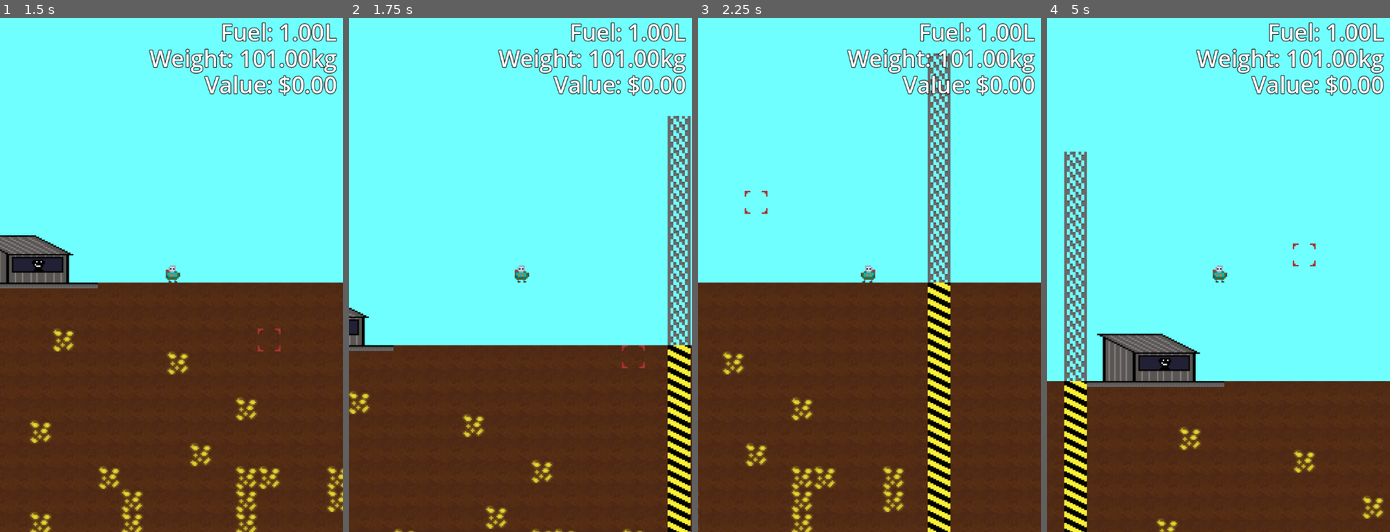
Above: before the commit, frames 1-4 (left to right).
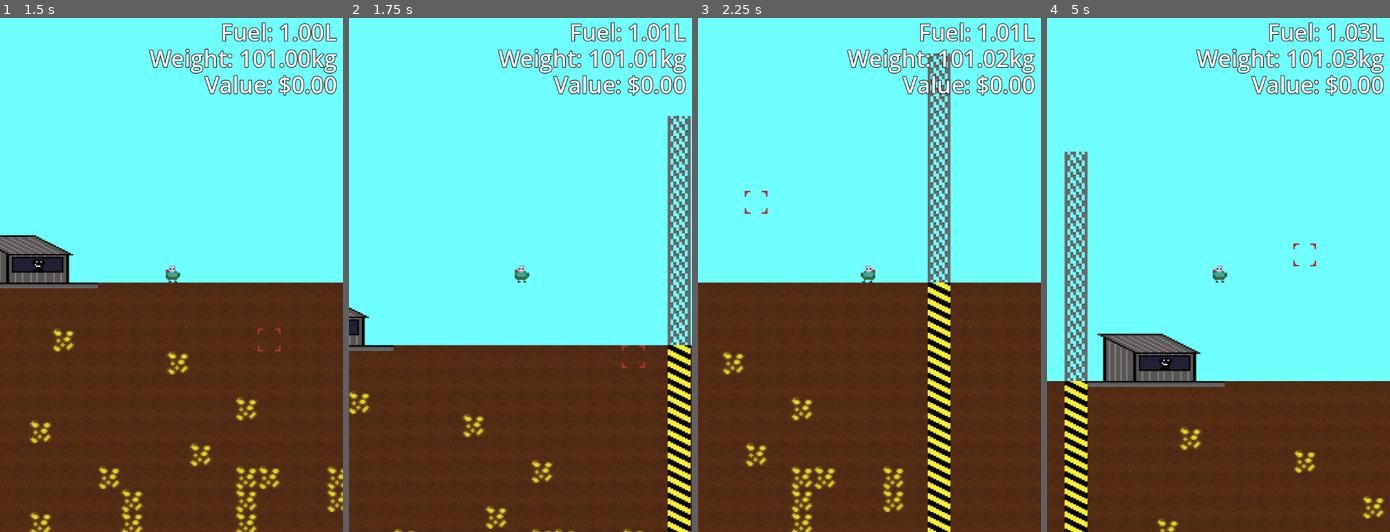
Above: after the commit, the same moments.

Repository: brikr/ludum-dare-57
Game: Godot game, scene res://scenes/main/main.tscn
Two runs of this game, one before a commit and one after it. Both use one fixed random seed, a clock stepped at 60 frames per second and the inputs below.
Inputs (mouse positions are in pixels of both pictures, inside the frame that each line leads up to):
- Up to frame 1 (1.5 s): tap Enter at 0.5 s; move the mouse to (154, 377) at 0.52 s; hold D (move_right) from 0.53 s (still down); right-click (154, 377) at 0.6 s; tap Space (jump) at 0.77 s; move the mouse to (274, 352) at 1.27 s; click (274, 352) at 1.35 s
- Up to frame 2 (1.75 s): keep holding D (move_right); tap Space (jump) at 1.52 s; right-click (623, 352) at 1.55 s
- Up to frame 3 (2.25 s): move the mouse to (766, 197) at 2.02 s; release D (move_right) at 2.03 s; hold A (move_left) from 2.03 s (still down); right-click (766, 197) at 2.1 s
- Up to frame 4 (5 s): move the mouse to (1235, 275) at 2.77 s; right-click (1235, 275) at 2.85 s; tap Space (jump) at 3.02, 3.77, 4.52 s; move the mouse to (1167, 146) at 3.52 s; press the mouse at (1167, 146) at 3.53 s; right-click (1167, 146) at 3.8 s; move the mouse to (1293, 249) at 4.27 s; release A (move_left) at 4.28 s; release the mouse at (1293, 249) at 4.28 s; hold D (move_right) from 4.28 s (still down); right-click (1293, 249) at 4.35 s

Frame 1 is identical in both runs. In frame 2, 0.2% of the frame differs, in the area x 86-95%, y 1-10%; in frame 3, 0.2%; in frame 4, 1.7%, in the area x 4-99%, y 1-100%.
Error before the commit: Invalid access to property or key '(0, -1)' on a base object of type 'Dictionary[Vector2i, Tile]'. (res://scenes/player/player.gd:125)
Error after the commit: Invalid access to property or key '(0, -1)' on a base object of type 'Dictionary[Vector2i, Tile]'. (res://scenes/player/player.gd:132)

Commit message:
item init

Diff:
--- a/scenes/game_state/game_state.gd
+++ b/scenes/game_state/game_state.gd
@@ -43,7 +43,6 @@
       var depth_coefficient = lerp(min_depth_coefficient, max_depth_coefficient, depth_ratio)
 
       var probability = noise.get_noise_2dv(coords) * y * depth_coefficient
-      print(coords, probability)
       if probability > threashold && map[coords].type == Tile.TileType.DIRT:
         map[coords].objectType = resourceType
 
--- a/scenes/player/player.gd
+++ b/scenes/player/player.gd
@@ -80,7 +80,14 @@
     else:
       $AnimatedSprite2D.animation = "walk_right"
 
+func _apply_item(item: Item) -> void:
+  item.apply_item(self)
+
 func _process_movement(delta):
+  # ainskeep tesing
+  if Input.is_action_just_pressed("secondary_mouse_action"):
+    _apply_item(Item.new(Item.ItemType.GEAR, {Item.StatImpact.ADD_FUEL: 5}))
+
   if is_on_floor():
     # Ground stuff
     # Handle jump
--- /dev/null
+++ b/scripts/items/item.gd
@@ -0,0 +1,20 @@
+class_name Item extends Node
+
+enum ItemType {GEAR, CONSUMABLE}
+enum StatImpact {ADD_FUEL}
+
+var itemType: ItemType
+var itemStatImpact: Dictionary[StatImpact, float]
+
+func _init(itemType: ItemType, itemStatImpact: Dictionary[StatImpact, float]) -> void:
+  self.itemType = itemType
+  self.itemStatImpact = itemStatImpact
+
+func apply_item(player) -> void:
+  for key in itemStatImpact:
+    var val = itemStatImpact[key]
+    match key:
+      Item.StatImpact.ADD_FUEL:
+        player.current_fuel += val
+      _:
+        pass
Not shown, added: scripts/items/item.gd.uid
